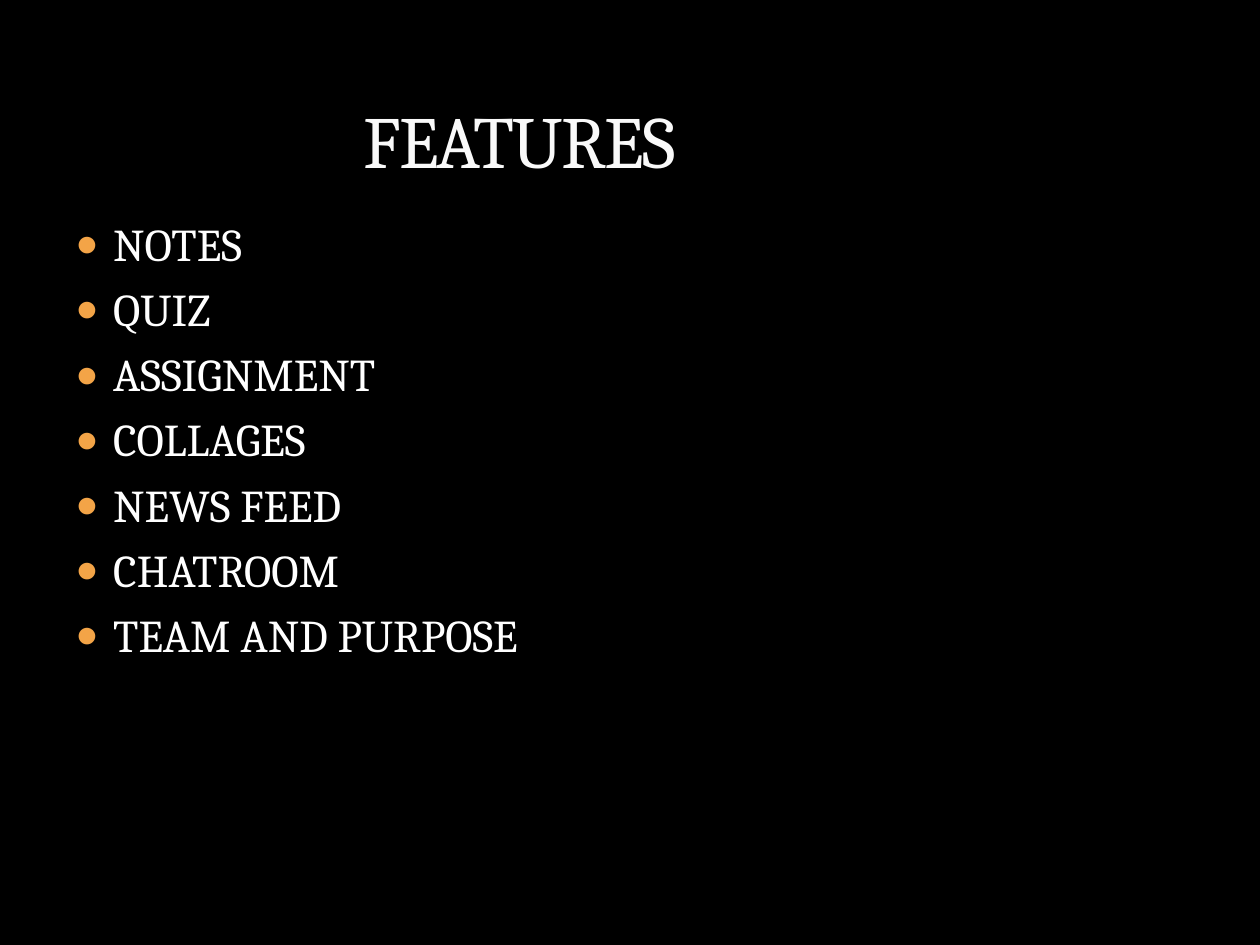
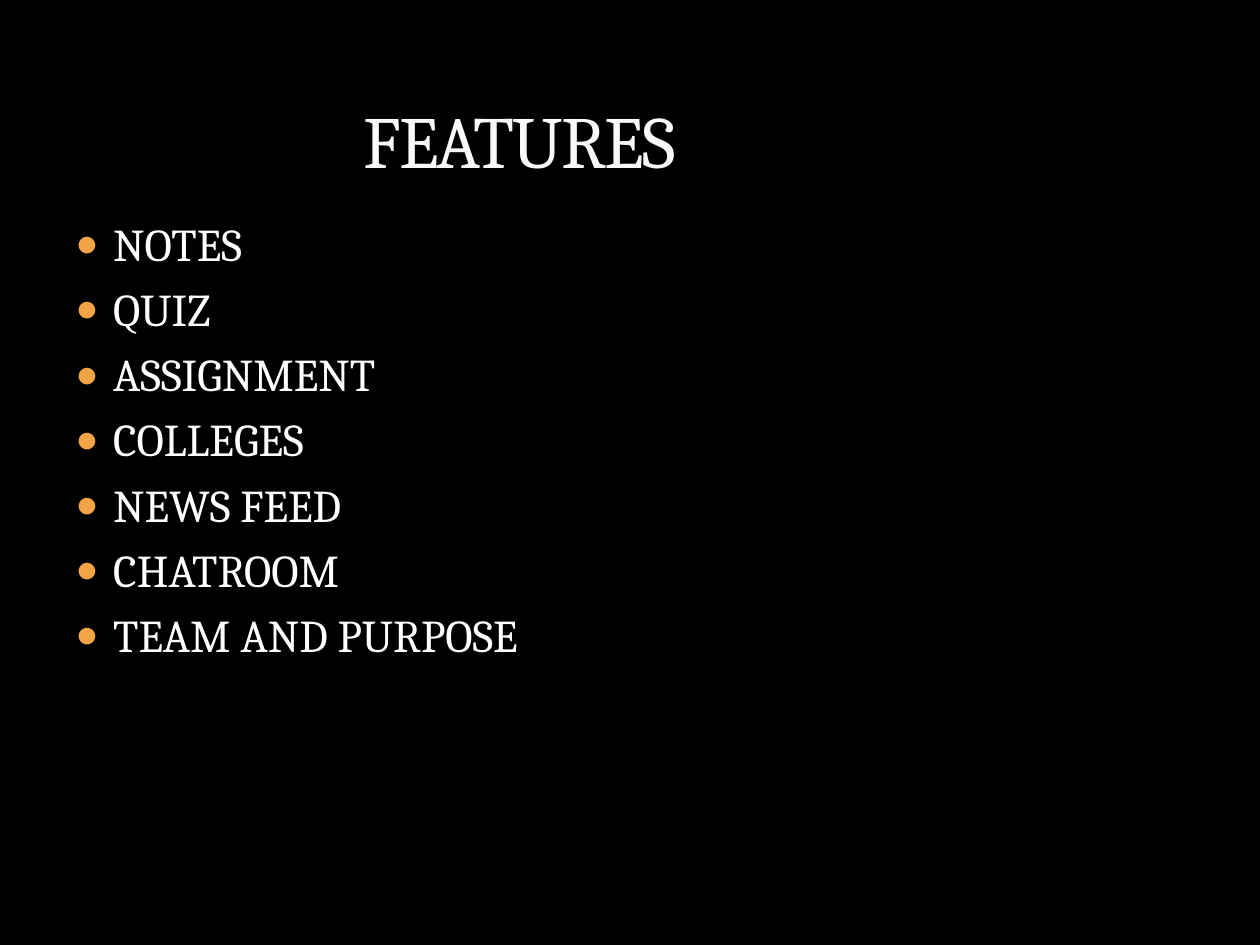
Before and after one commit to santosh977/notes-app, a slide deck: slide 2 of APP.pptx (slide 4 before the commit). Drawn at 1260x945 pixels with LibreOffice and Linux fonts; fonts in the diff are those of the drawing; background and template pictures are left out. Boxes give left, top, right and bottom in pixels: in the first picture for what was removed or moved away, otherwise in the second. Text is boxed around its words. In the diff, an @@ line names an element or a change of style, - is before the commit and + after.

```diff
--- a/APP.pptx
+++ b/APP.pptx
@@ text at [113,425,304,457]: text changed @@
-● COLLAGES
+● COLLEGES
```
Also in this commit, not shown: 1 slide added, 3 slides removed, 3 other files.
